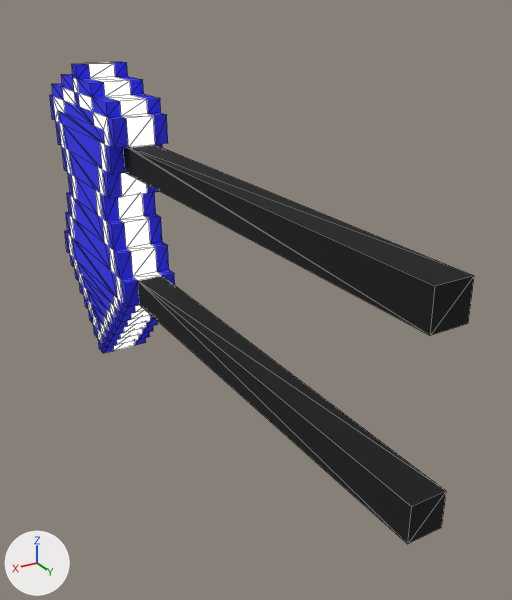
What one commit did to the glTF model public/buildings/smallSign/lawSign.glb.
Both versions are drawn from a 50 mm lens placed at (4.7, 1.73, 12.48), pointed at (2.48, -1.97, 10.63). Every picture has the same lights, and +X, +Y and +Z are marked at lower left. Mesh edges are drawn as thin lines. Where no turn or scale is listed for an object, it has been applied to the vertices. Vertices at the same position are counted once.

The first picture shows 'ObjObject'.
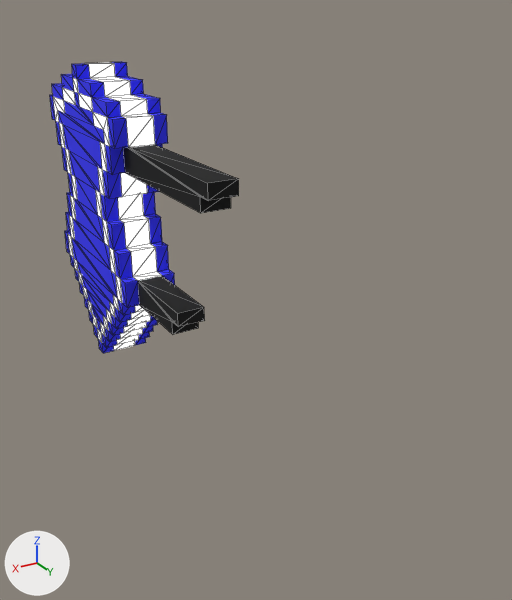
Pixel boxes [x1, y1, x2, y2] of what changed, in the pictures (512 x 600 px):
'ObjObject', reshaped (55% narrower, 40% shorter): before [50, 62, 474, 544]; after [50, 62, 239, 353]
part 1 of me_objobject, built on: before [132, 148, 474, 544]; after [132, 148, 239, 334]

What changed in the scene script:
```text
Change me_objobject:
    used by ob_objobject; location = (0.0, 0.0, 0.0)
    remove me_objobject.from_pydata(...)  # 392 vertices, 780 faces; spans x 2.6..3.0, y -4.5..0.0, z 9.6..12.0
    add me_objobject.from_pydata(...)  # 400 vertices, 796 faces; spans x 2.6..3.0, y -4.5..-1.8, z 9.6..12.0
    me_objobject part 1
    8 vertices are removed from x 2.7..2.9, y 0.0, z 10.3..11.5
    22 faces are deleted
    16 vertices are added at x 2.7..2.9, y -2.4..-1.8, z 10.3..11.5
    38 new faces join them, mat_palette (picture img_minimart_sign)
```
